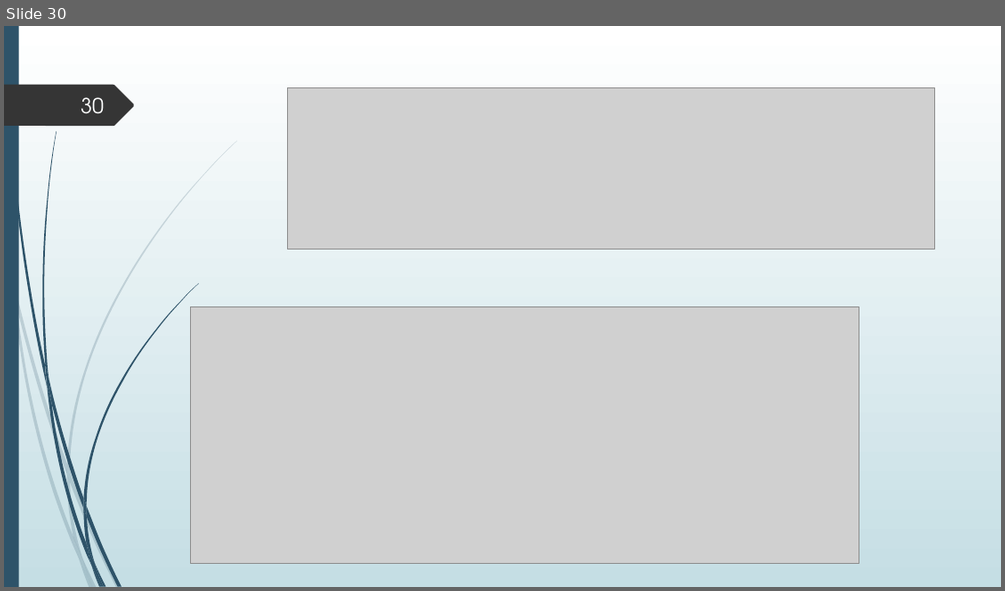
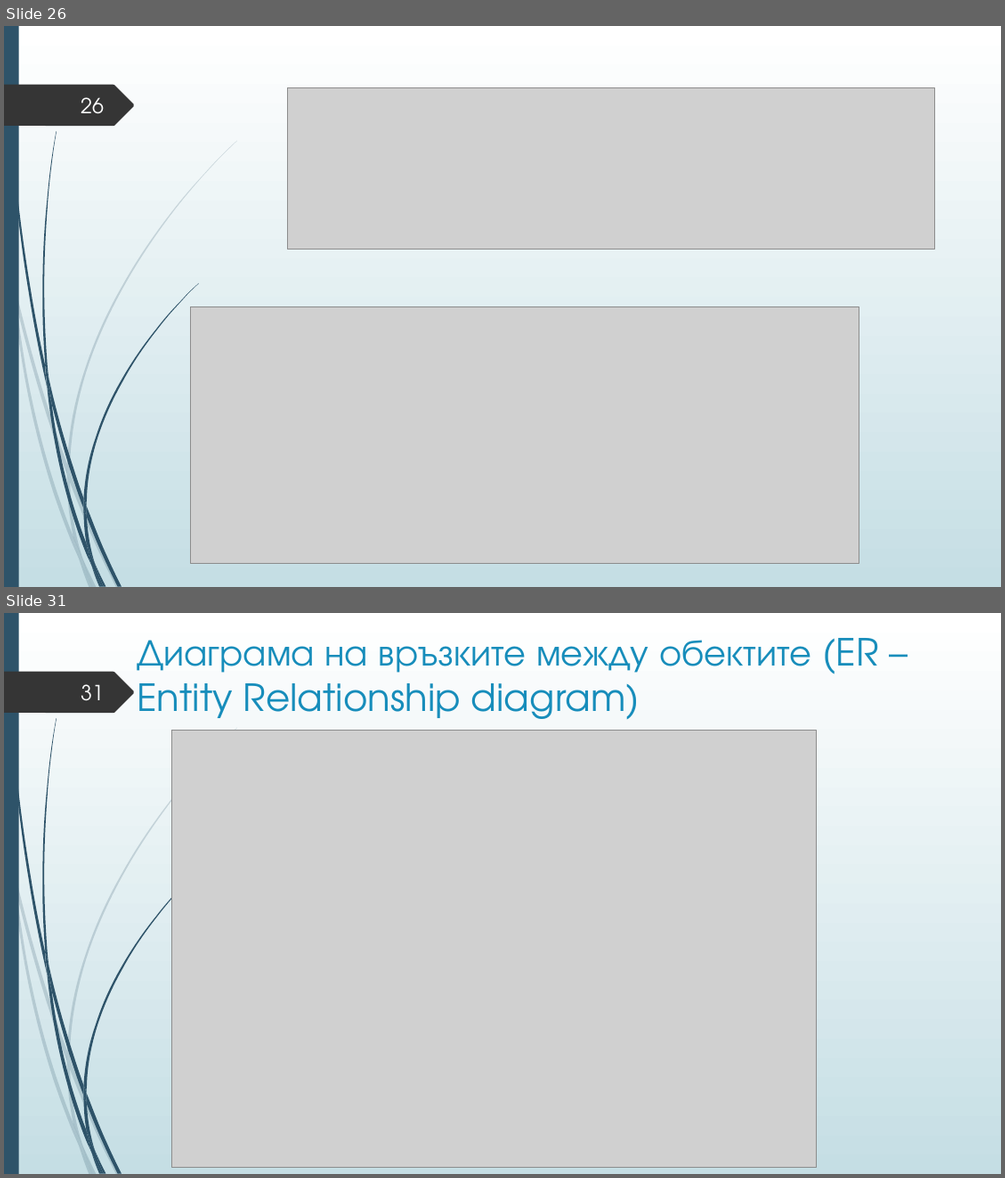
Before and after one commit to Izabel96/PlayingFieldReservations, a slide deck: Дипломна защита.pptx. Shown one above the other, each under a label of ours: slide 30 before the commit, slides 26 and 31 after it; the slides between them are not shown. The pictures are 1005x591 and 1005x1178 pixels, drawn with LibreOffice and Linux fonts; fonts in the diff are those of the drawing; grey boxes stand for pictures. Boxes give left, top, right and bottom in pixels: in the first picture for what was removed or moved away, otherwise in the second. Text is boxed around its words. In the diff, an @@ line names an element or a change of style, - is before the commit and + after.

```diff
--- a/Дипломна защита.pptx
+++ b/Дипломна защита.pptx
@@ slide 31 added at [4, 613, 1001, 1174], background gradient #FFFFFF to #C5DEE5; not listed: 24 template elements that a slide beside it also shows @@
@@ title added at [137, 638, 879, 719], 36 pt, text #178DBB @@
+Диаграма на връзките между обектите (ER – Entity Relationship diagram)
@@ page number added at [81, 684, 104, 701], 20 pt, text #FEFFFF @@
+31
@@ picture added at [171, 730, 816, 1167] @@
@@ what was slide 30 is now slide 26 @@
@@ page number at [81, 97, 104, 114]: text changed @@
-30
+26
```
Also in this commit, not shown: 7 slides changed, 13 other slides added, 4 slides removed.
